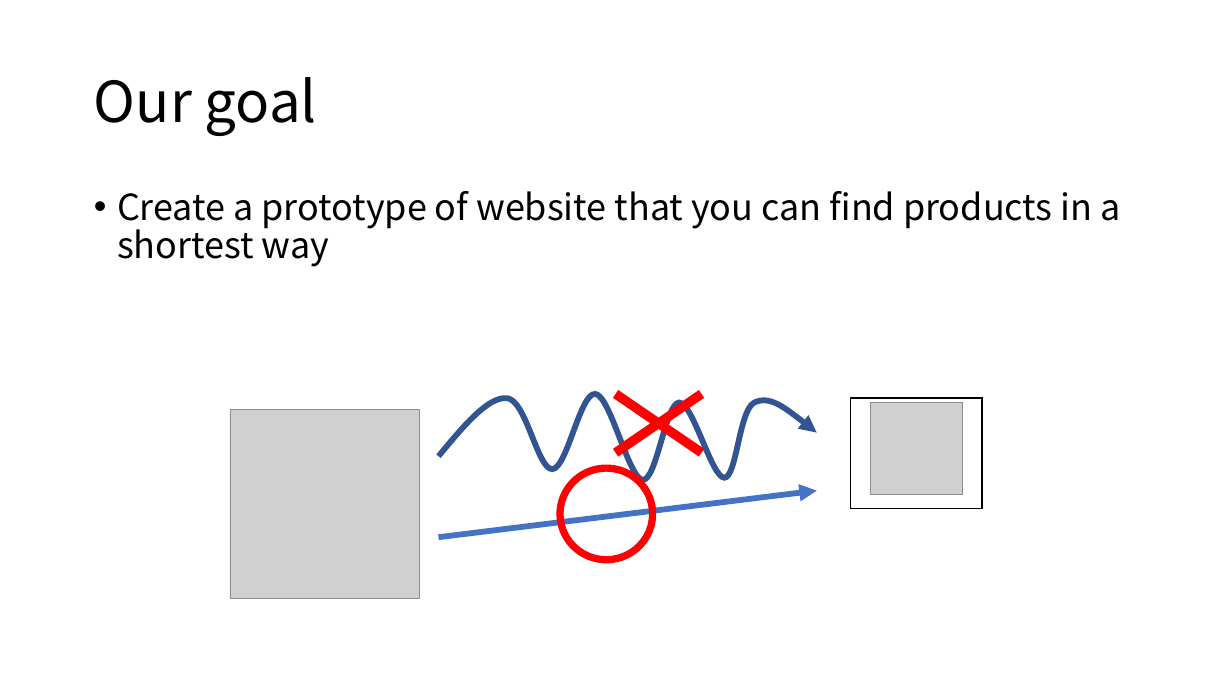
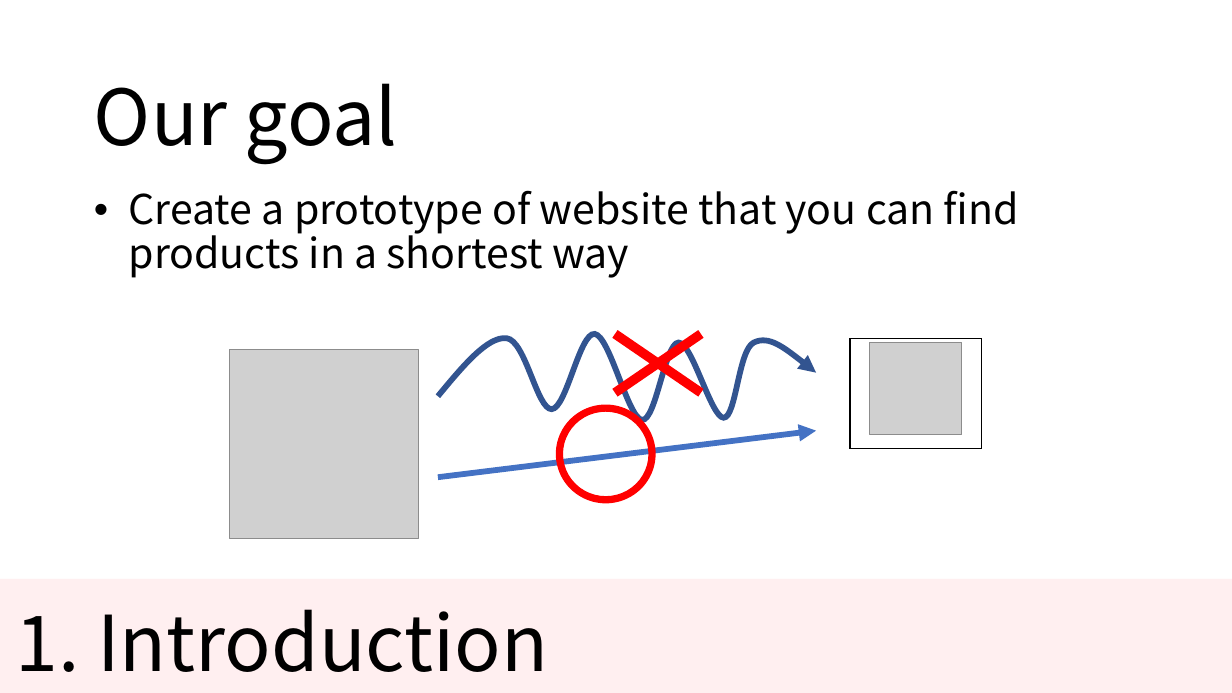
Before and after one commit to KNobuki/Rakuten_fashion, a slide deck: slide 3 of presentation/Presentation.pptx (slide 2 before the commit). Drawn at 1232x693 pixels with LibreOffice and Linux fonts; fonts in the diff are those of the drawing; grey boxes stand for pictures. Boxes give left, top, right and bottom in pixels: in the first picture for what was removed or moved away, otherwise in the second. Text is boxed around its words. In the diff, an @@ line names an element or a change of style, - is before the commit and + after.

```diff
--- a/presentation/Presentation.pptx
+++ b/presentation/Presentation.pptx
@@ text "Our goal" at [94, 83, 398, 165]: size 44 to 60 pt; vertical alignment middle to bottom @@
@@ text "Create a prototype of website ..." at [129, 190, 1019, 278]: size 28 to 32 pt; indent changed @@
@@ 2 pictures, 1 cross, 1 donut, 1 freeform shape, 1 arrow, 1 rectangle: place and size @@
-2 pictures, 1 cross, 1 donut, 1 freeform shape, 1 arrow, 1 rectangle at [230, 367, 982, 599]
+2 pictures, 1 cross, 1 donut, 1 freeform shape, 1 arrow, 1 rectangle at [229, 307, 982, 539]
@@ rectangle added at [0, 579, 1232, 693], fill #FF9199 at 14% opacity @@
@@ title added at [16, 609, 548, 672], 60 pt, text #000000 @@
+1. Introduction
```
Also in this commit, not shown: 10 other slides changed, 5 slides added.
